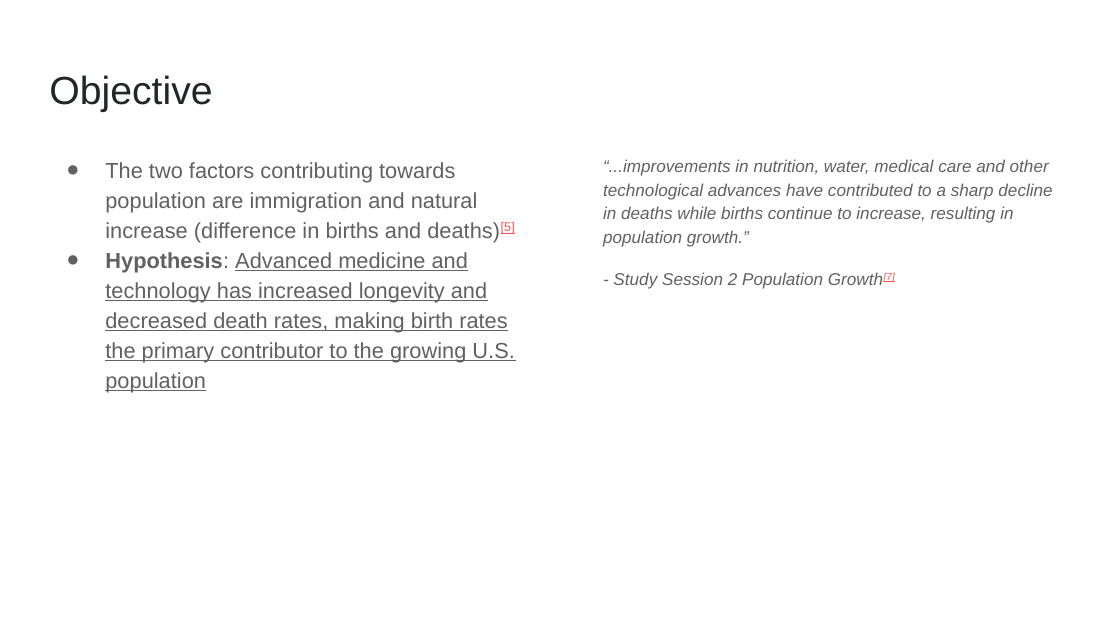
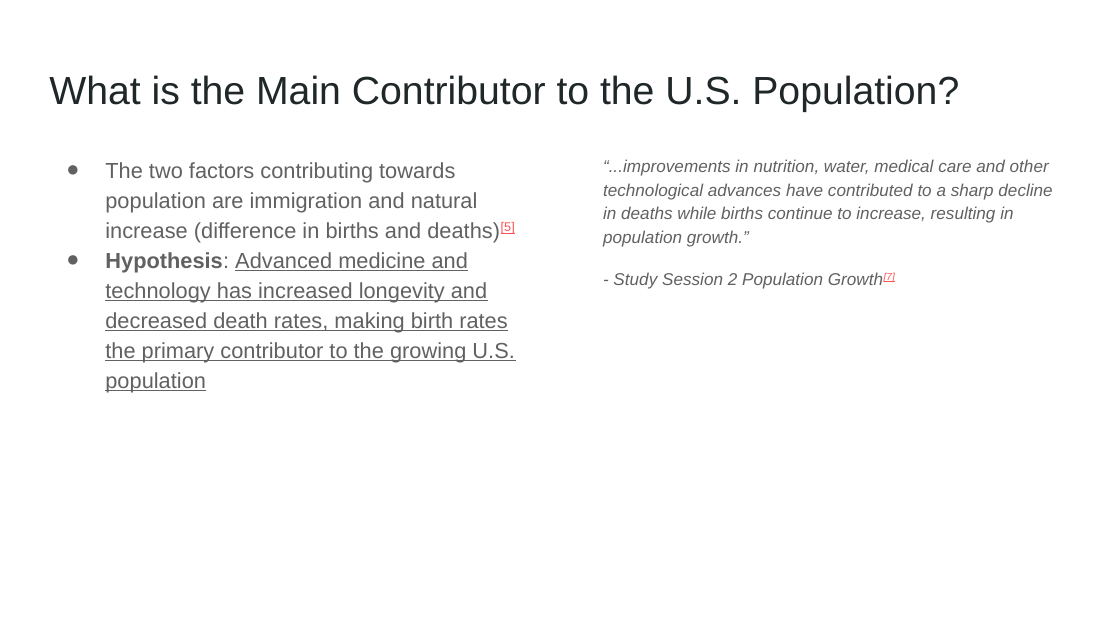
Before and after one commit to chloelinli/image-classification, a slide deck: slide 3 of projects/us_birth_rate_trends_20221006/presentation/primary_population_contributor.pptx. Drawn at 1120x630 pixels with LibreOffice and Linux fonts; fonts in the diff are those of the drawing. Boxes give left, top, right and bottom in pixels: in the first picture for what was removed or moved away, otherwise in the second. Text is boxed around its words. In the diff, an @@ line names an element or a change of style, - is before the commit and + after.

```diff
--- a/projects/us_birth_rate_trends_20221006/presentation/primary_population_contributor.pptx
+++ b/projects/us_birth_rate_trends_20221006/presentation/primary_population_contributor.pptx
@@ title at (49,75,959,112): text changed @@
-Objective
+What is the Main Contributor to the U.S. Population?
```
Also in this commit, not shown: 2 other slides changed, 1 other file.
